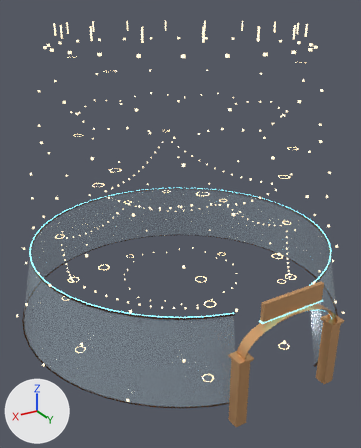
Renders of the glTF model models/decor.glb from each side of a commit.
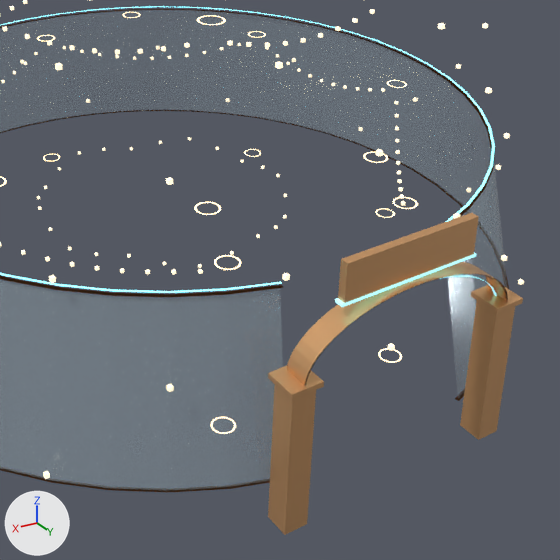
Each version appears first whole from a 50 mm camera at (21.85, 36.44, 27.06) aimed at (0.9, 1.53, 9.61), and next in a close-up on the part from 30% to 100% of the width and 41% to 98% of the height. Arrows for +X, +Y and +Z are at lower left; the lights stay in place. The first two pictures are the older version. Objects named as collision shapes, trigger or cutter boxes, shadow casters or lower levels of detail are left out. Vertices at exactly the same position are counted once.

Script lines for the objects in view, before the commit:
```python
me_facade_glow = bpy.data.meshes.new('facade_glow')
me_facade_glow.from_pydata(...)  # 180 vertices, 360 faces; spans x -13.6..13.6, y -13.6..13.1, z 7.7
me_facade_glow.materials.append(mat_glowteal)  # cyan #c4f3f9, glowing cyan #95edf9
me_portal = bpy.data.meshes.new('portal')
me_portal.from_pydata(...)  # 140 vertices, 256 faces; spans x -4.89..4.89, y 14.45..15.65, z 0.0..9.3
me_portal.materials.append(mat_copper)  # beige #e7b17c
me_portal_glow = bpy.data.meshes.new('portal_glow')
me_portal_glow.from_pydata(...)  # 108 vertices, 208 faces; spans x -4.29..4.29, y 14.88..15.22, z 5.22..7.9
me_portal_glow.materials.append(mat_glowteal)  # cyan #c4f3f9, glowing cyan #95edf9
ob_facade_glow = bpy.data.objects.new('facade_glow', me_facade_glow)
ob_facade_glow.location = (0.0, 0.0, 0.0)
ob_portal = bpy.data.objects.new('portal', me_portal)
ob_portal.location = (0.0, 0.0, 0.0)
ob_portal_glow = bpy.data.objects.new('portal_glow', me_portal_glow)
ob_portal_glow.location = (0.0, 0.0, 0.0)
# also in view: 'facade' at (0.0, -0.25, 4.28); 'lights' at (0.0, 0.0, 13.3); 'facade_rail' at (0.0, -0.24, 4.28)
```
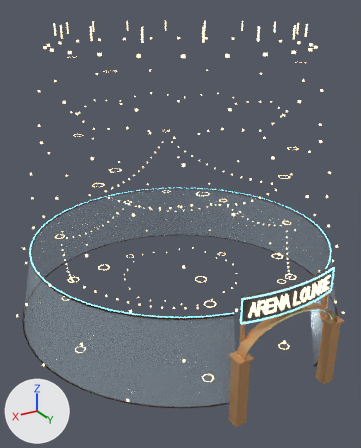
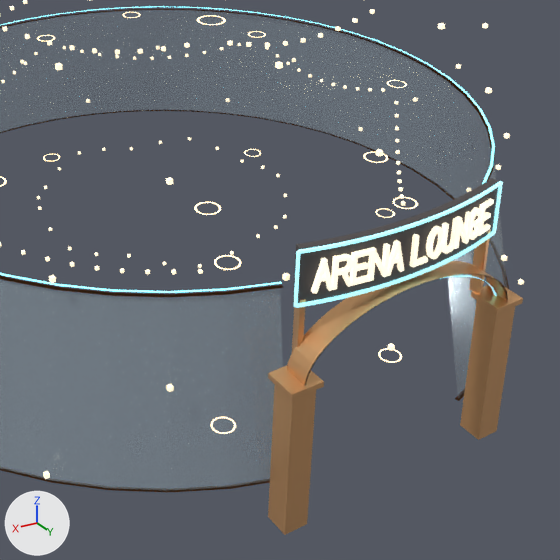
The edits, one by one:
Material 'neonWarm' (mat_neonwarm) is new.
Its base color is (1.0, 0.95, 0.85) (white #fff9ed).
Its roughness is 0.3.
Its emission color is (0.9, 0.78, 0.55) (beige #f3e5c4).
Its emission strength is 1.0.
Material 'boardDark' (mat_boarddark) is new.
Its base color is (0.09, 0.08, 0.08) (dark grey #555050).
Its metallic is 0.1.
Its roughness is 0.8.
me_portal is used by ob_portal; location (0.0, 0.0, 0.0).
me_portal had 140 vertices, 256 faces and spanned x -4.89..4.89, y 14.45..15.65, z 0.0..9.3.
me_portal now has 188 vertices, 388 faces and spans x -4.89..4.89, y 14.28..15.65, z 0.0..8.15.
me_portal part 1: a new loose piece of 28 vertices spanning x -3.98..-3.71, y 14.28..14.72, z 5.7..8.15, in mat_copper (beige #e7b17c).
Part 2, on me_portal:
7 vertices are removed from x -2.7..2.7, y 14.9..15.2, z 7.9..9.3.
12 faces are deleted.
1 vertex moves from x 2.7, y 15.2, z 7.9 to x 3.98, y 14.67, z 6.11.
14 vertices are added at x 3.71..3.81, y 14.33..14.72, z 5.7..8.15.
13 new vertices lie (0.17, -0.05, 0.0) away from vertices in x 3.71..3.81, y 14.33..14.72, z 5.7..8.15.
72 new faces join them.
me_portal_glow is used by ob_portal_glow; location (0.0, 0.0, 0.0).
me_portal_glow had 108 vertices, 208 faces and spanned x -4.29..4.29, y 14.88..15.22, z 5.22..7.9.
me_portal_glow now has 100 vertices, 196 faces and spans x -4.29..4.29, y 14.99..15.11, z 5.22..7.48.
me_portal_glow part 3: the loose piece of 8 vertices spanning x -2.8..2.8, y 14.88..15.22, z 7.8..7.9 is deleted.
Mesh me_neon is new.
It has 632 vertices, 948 faces and spans x -3.66..3.7, y 14.75..15.35, z 8.38..9.52.
It uses material mat_neonwarm (white #fff9ed, glowing beige #f3e5c4).
Mesh me_marquee_frame is new.
It has 464 vertices, 696 faces and spans x -4.21..4.21, y 14.62..15.3, z 7.97..9.94.
It uses material mat_glowteal (cyan #c4f3f9, glowing cyan #95edf9).
Mesh me_marquee is new.
It has 100 vertices, 196 faces and spans x -4.08..4.08, y 14.37..15.18, z 7.95..9.95.
It uses material mat_boarddark (dark grey #555050).
Object 'neon' (ob_neon) is new; it shows me_neon.
Its location is (0.0, 0.0, 0.0).
Object 'marquee_frame' (ob_marquee_frame) is new; it shows me_marquee_frame.
Its location is (0.0, 0.0, 0.0).
Object 'marquee' (ob_marquee) is new; it shows me_marquee.
Its location is (0.0, 0.0, 0.0).

Changed parts and their boxes (x1, y1, x2, y2) in the close-ups (560 x 560 px):
'portal', reshaped: before (268, 213, 523, 535); after (268, 230, 523, 535)
'marquee', added: after (293, 178, 498, 303)
'neon', added: after (311, 198, 494, 294)
'marquee_frame', added: after (294, 181, 503, 308)
'portal_glow', reshaped: before (335, 252, 497, 307); after (439, 275, 497, 297)
part 1 of me_portal, added (beige): after (469, 230, 491, 294)
part 2 of me_portal, reshaped: before (338, 213, 479, 303); after (292, 299, 306, 352)
part 3 of me_portal_glow, deleted: before (335, 252, 476, 307)
